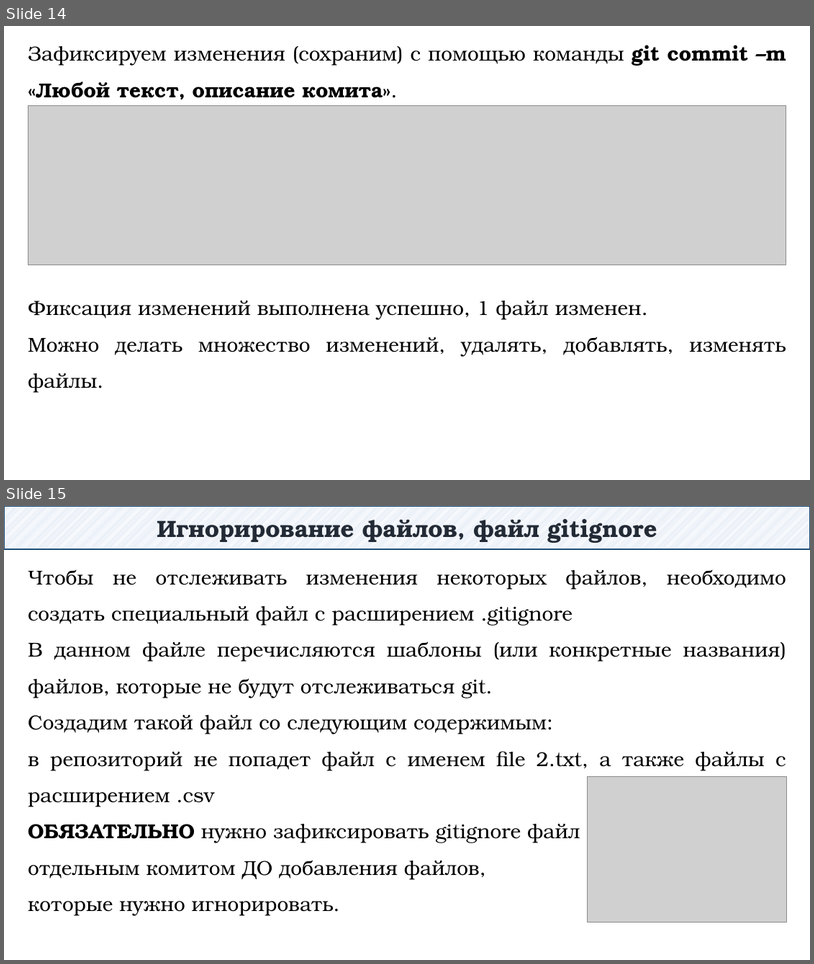
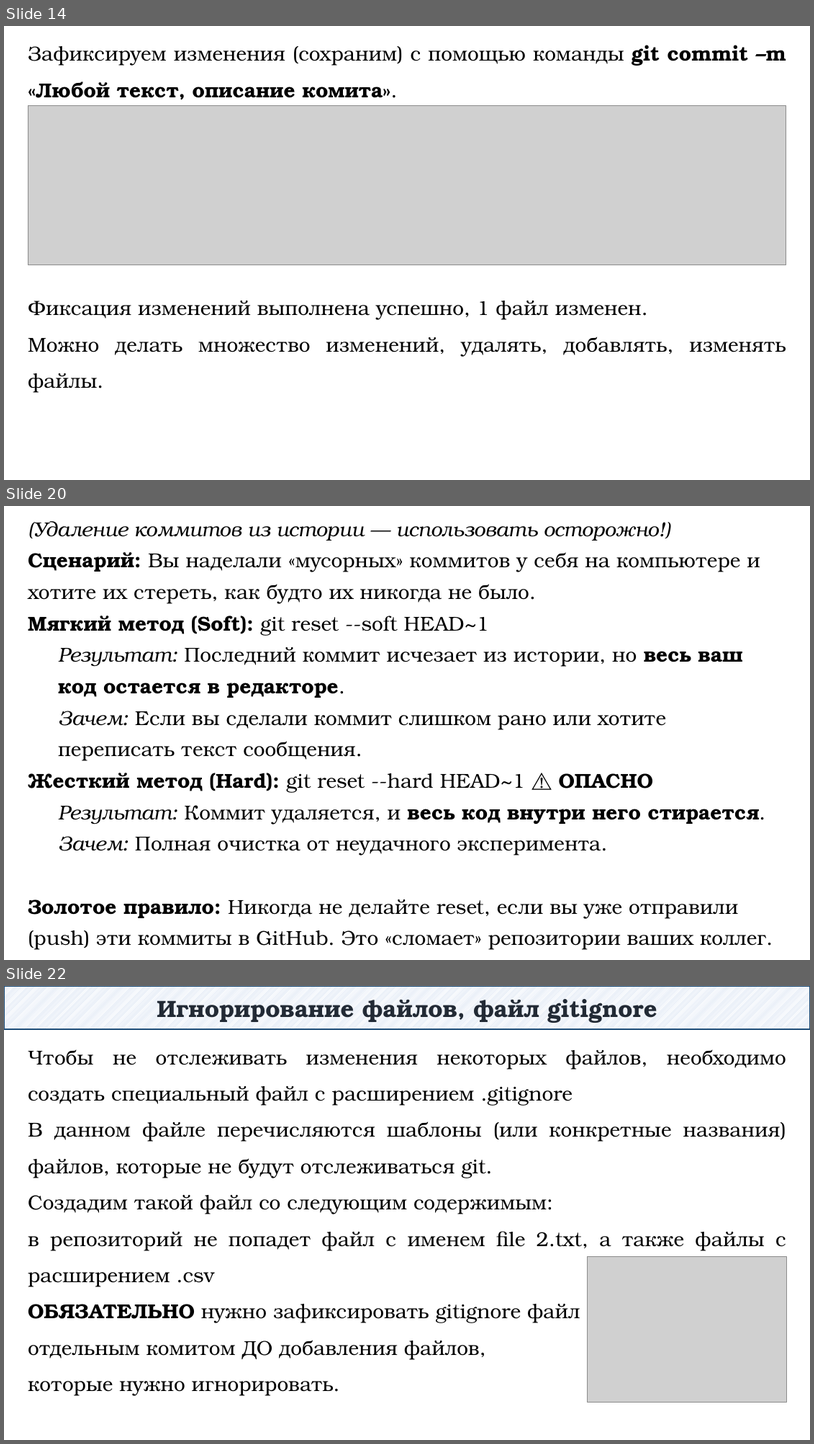
Before and after one commit to DaniilKlyukin/OOP-4, a slide deck: Лекции/ООП 1 лек 2.pptx. Shown one above the other, each under a label of ours: slides 14 and 15 before the commit, slides 14, 20 and 22 after it; the slides between them are not shown. The pictures are 814x964 and 814x1444 pixels, drawn with LibreOffice and Linux fonts; fonts in the diff are those of the drawing; grey boxes stand for pictures. Boxes give left, top, right and bottom in pixels: in the first picture for what was removed or moved away, otherwise in the second. Text is boxed around its words. In the diff, an @@ line names an element or a change of style, - is before the commit and + after.

```diff
--- a/Лекции/ООП 1 лек 2.pptx
+++ b/Лекции/ООП 1 лек 2.pptx
@@ slide 20 added at (4,506,810,960), background #FFFFFF @@
@@ text added at (28,521,766,950), 24 pt, text #000000 @@
+(Удаление коммитов из истории — использовать осторожно!)
+Сценарий: Вы наделали «мусорных» коммитов у себя на компьютере и хотите их стереть, как будто их никогда не было.
+Мягкий метод (Soft): git reset --soft HEAD~1
+  Результат: Последний коммит исчезает из истории, но весь ваш код остается в редакторе.
+  Зачем: Если вы сделали коммит слишком рано или хотите переписать текст сообщения.
+Жесткий метод (Hard): git reset --hard HEAD~1 ⚠️ ОПАСНО
+  Результат: Коммит удаляется, и весь код внутри него стирается.
+  Зачем: Полная очистка от неудачного эксперимента.
+  Золотое правило: Никогда не делайте reset, если вы уже отправили (push) эти коммиты в GitHub. Это «сломает» репозитории ваших коллег.
@@ what was slide 15 is now slide 22 @@
```
Also in this commit, not shown: 16 other slides added, 1 slide removed.
